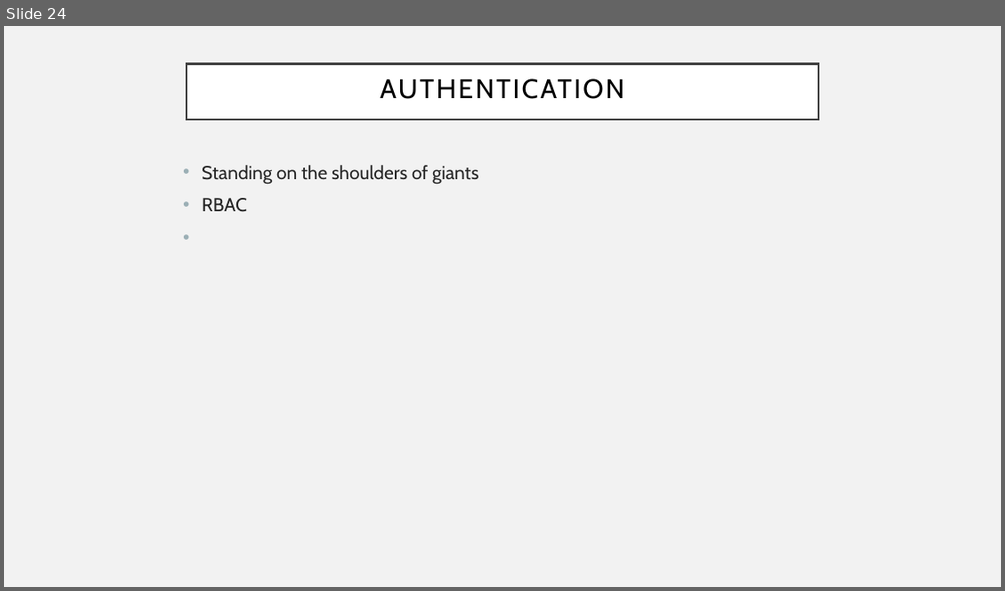
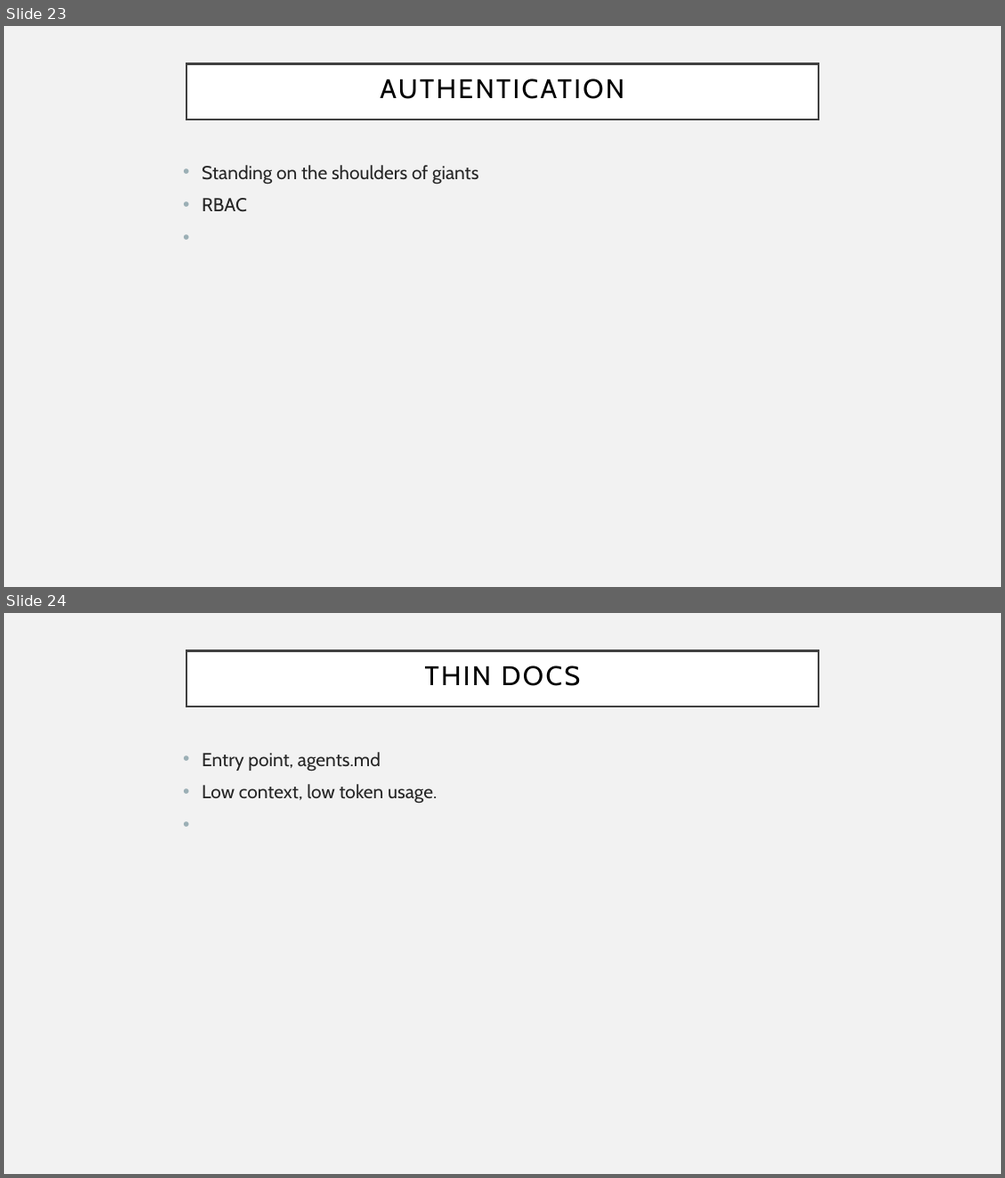
Before and after one commit to Grumlebob/JobInterviewRitzau, a slide deck: Ritzau.odp. Shown one above the other, each under a label of ours: slide 24 before the commit, slides 23 and 24 after it. The pictures are 1005x591 and 1005x1178 pixels, drawn with LibreOffice and Linux fonts; fonts in the diff are those of the drawing. Boxes give left, top, right and bottom in pixels: in the first picture for what was removed or moved away, otherwise in the second. Text is boxed around its words. In the diff, an @@ line names an element or a change of style, - is before the commit and + after.

```diff
--- a/Ritzau.odp
+++ b/Ritzau.odp
@@ slide 24 added at [4, 613, 1001, 1174], background #F2F2F2 @@
@@ title added at [186, 650, 818, 706], fill #FFFFFF, outline #404040 2.49 pt, 25.9 pt, text #000000 @@
+THIN DOCS
@@ text added at [202, 752, 437, 803], 18 pt, text #262626 @@
+• Entry point, agents.md
+• Low context, low token usage.
@@ what was slide 24 is now slide 23 @@
```
Also in this commit, not shown: 13 slides changed, 2 slides removed, 1 other file.
